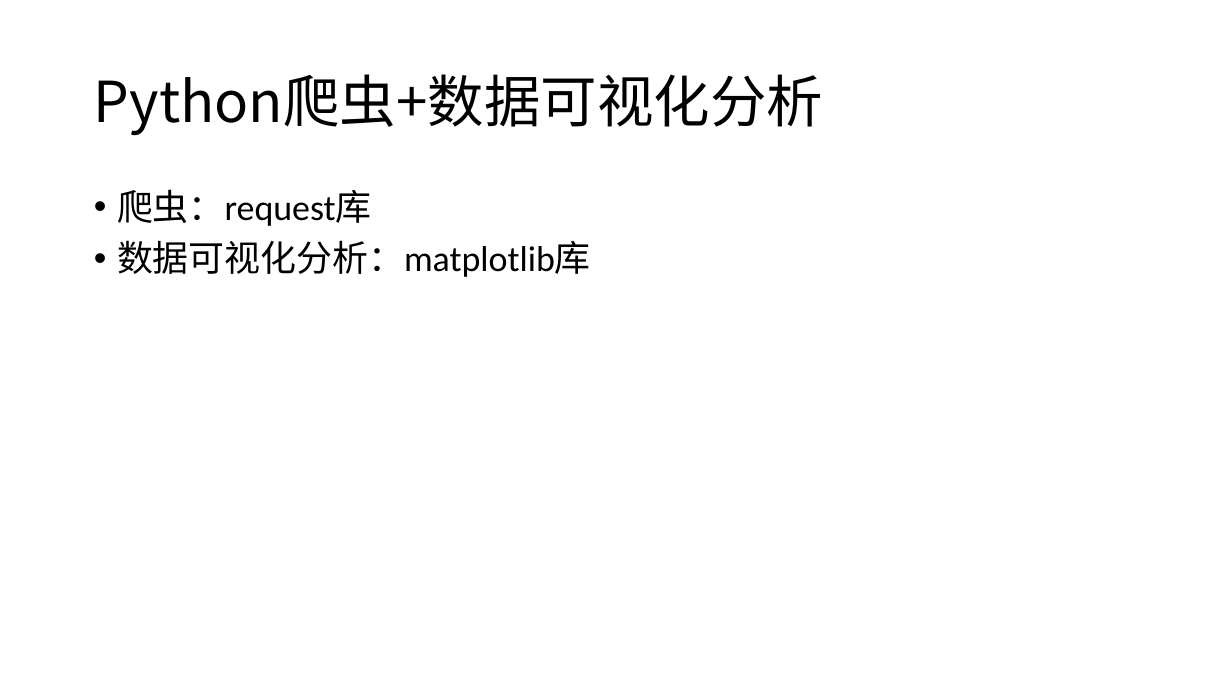
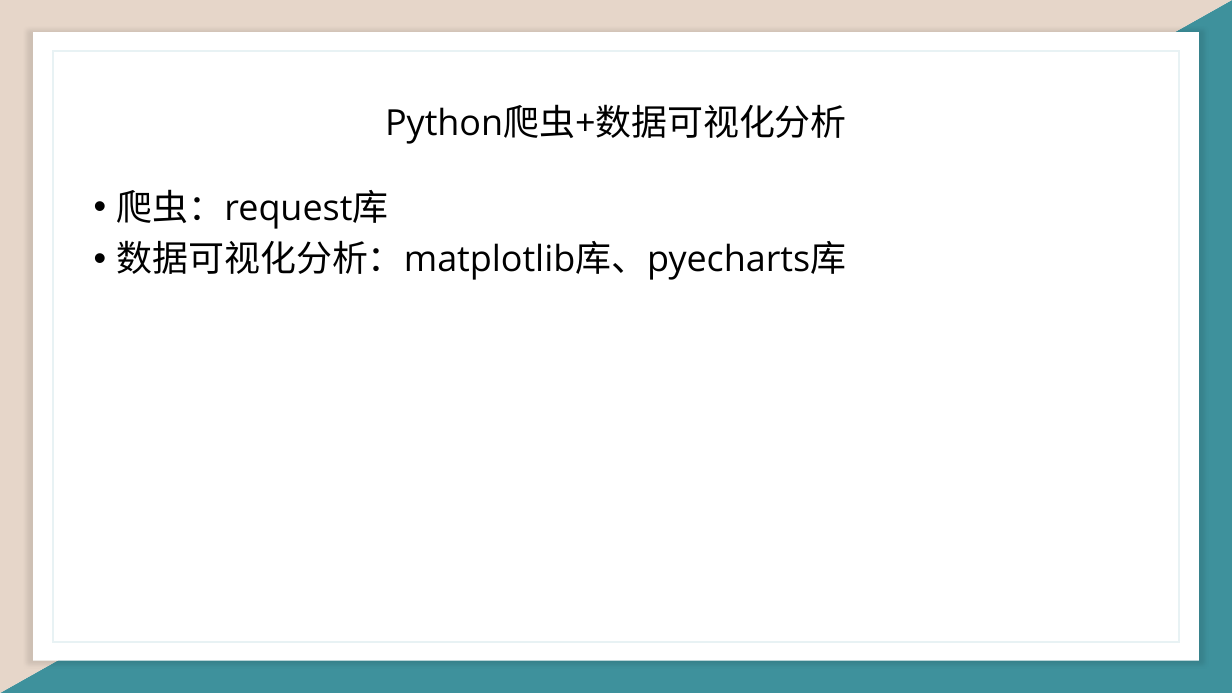
Before and after one commit to jlucs-2119-qiyeshixun/homework-python-data-visualization, a slide deck: slide 4 of 企业实训答辩.pptx (slide 2 before the commit). Drawn at 1232x693 pixels with LibreOffice and Linux fonts; fonts in the diff are those of the drawing. Boxes give left, top, right and bottom in pixels: in the first picture for what was removed or moved away, otherwise in the second. Text is boxed around its words. In the diff, an @@ line names an element or a change of style, - is before the commit and + after.

```diff
--- a/企业实训答辩.pptx
+++ b/企业实训答辩.pptx
@@ rectangle added at (0, 0, 1232, 693), fill #FBFBFB @@
@@ triangle added at (0, 0, 1232, 693), fill #3E919C @@
@@ triangle added at (0, 0, 1232, 693), fill #E6D6C9 @@
@@ rectangle added at (33, 32, 1199, 661), fill #FFFFFF @@
@@ rectangle added at (53, 51, 1179, 641), fill #FFFFFF, outline #E8F2F4 1.5 pt @@
@@ text "Python爬虫+数据可视化分析": place and size @@
-text "Python爬虫+数据可视化分析" at (94, 74, 823, 136)
+text "Python爬虫+数据可视化分析" at (385, 104, 847, 144)
@@ text "Python爬虫+数据可视化分析" at (385, 104, 847, 144): size 44 to 28 pt, font Noto Sans CJK SC to Open Sans; alignment left to centre; line spacing 0.9 to 1; vertical alignment middle to top @@
@@ text at (117, 189, 389, 229): font Calibri to Open Sans in "爬虫：request库" @@
@@ text at (117, 240, 846, 280): text changed; font Calibri to Open Sans @@
-• 数据可视化分析：matplotlib库
+• 数据可视化分析：matplotlib库、pyecharts库
```
Also in this commit, not shown: 7 other slides changed, 17 slides added, 3 slides removed, 35 other files.
